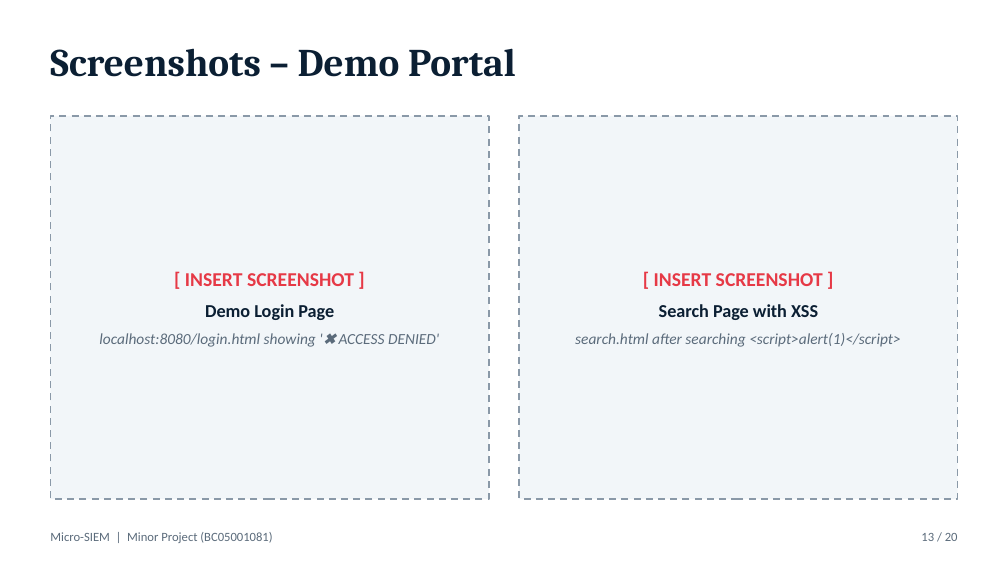
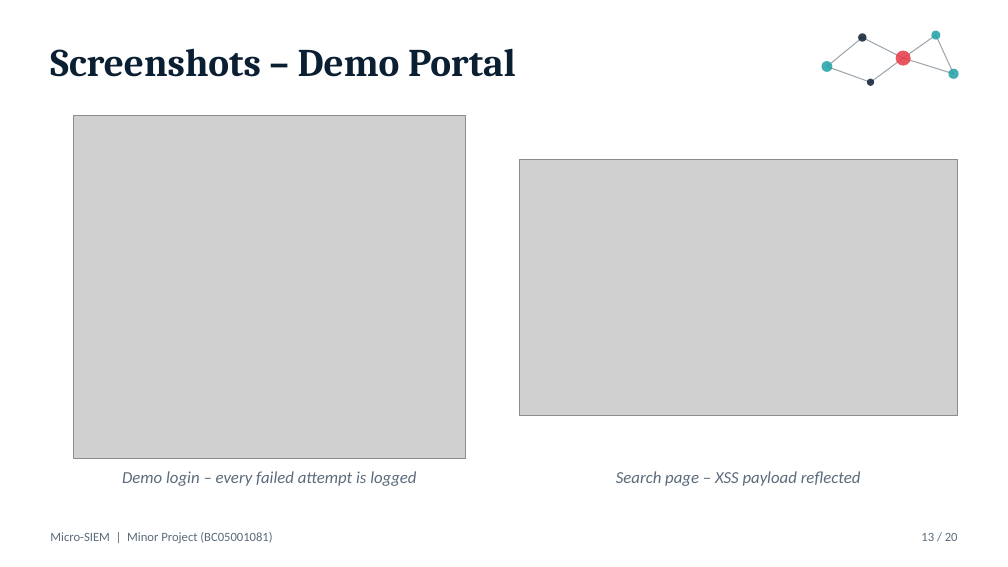
Before and after one commit to jay-sorathiya1/micro-siem, a slide deck: slide 13 of docs/Micro-SIEM.pptx. Drawn at 1008x567 pixels with LibreOffice and Linux fonts; fonts in the diff are those of the drawing; grey boxes stand for pictures. Boxes give left, top, right and bottom in pixels: in the first picture for what was removed or moved away, otherwise in the second. Text is boxed around its words. In the diff, an @@ line names an element or a change of style, - is before the commit and + after.

```diff
--- a/docs/Micro-SIEM.pptx
+++ b/docs/Micro-SIEM.pptx
@@ line added from (827, 67) to (862, 37), #0B1F33 0.75 pt @@
@@ ellipse added at (858,33,866,41), fill #0B1F33 at 85% opacity @@
@@ line added from (862, 37) to (903, 58), #0B1F33 0.75 pt @@
@@ line added from (871, 83) to (903, 58), #0B1F33 0.75 pt @@
@@ ellipse added at (895,50,910,66), fill #E63946 at 85% opacity @@
@@ line added from (903, 58) to (935, 35), #0B1F33 0.75 pt @@
@@ line added from (903, 58) to (954, 74), #0B1F33 0.75 pt @@
@@ ellipse added at (931,30,940,39), fill #1FA2A6 at 85% opacity @@
@@ line added from (935, 35) to (954, 74), #0B1F33 0.75 pt @@
@@ ellipse added at (822,61,833,73), fill #1FA2A6 at 85% opacity @@
@@ line added from (827, 67) to (871, 83), #0B1F33 0.75 pt @@
@@ ellipse added at (867,79,874,86), fill #0B1F33 at 85% opacity @@
@@ ellipse added at (949,69,959,79), fill #1FA2A6 at 85% opacity @@
@@ rectangle removed at (50,116,489,499) @@
@@ picture added at (74,116,466,459) @@
@@ rectangle removed at (519,116,958,499) @@
@@ picture added at (519,159,958,415) @@
@@ text removed at (99,273,439,347) @@
-[ INSERT SCREENSHOT ]
-Demo Login Page
-localhost:8080/login.html showing '✖ ACCESS DENIED'
@@ text removed at (575,273,900,347) @@
-[ INSERT SCREENSHOT ]
-Search Page with XSS
-search.html after searching <script>alert(1)</script>
@@ text added at (122,471,416,486), 12 pt, text #5B6B7B, italic @@
+Demo login – every failed attempt is logged
@@ text added at (616,471,861,486), 12 pt, text #5B6B7B, italic @@
+Search page – XSS payload reflected
```
Also in this commit, not shown: 19 other slides changed, 16 other files.
